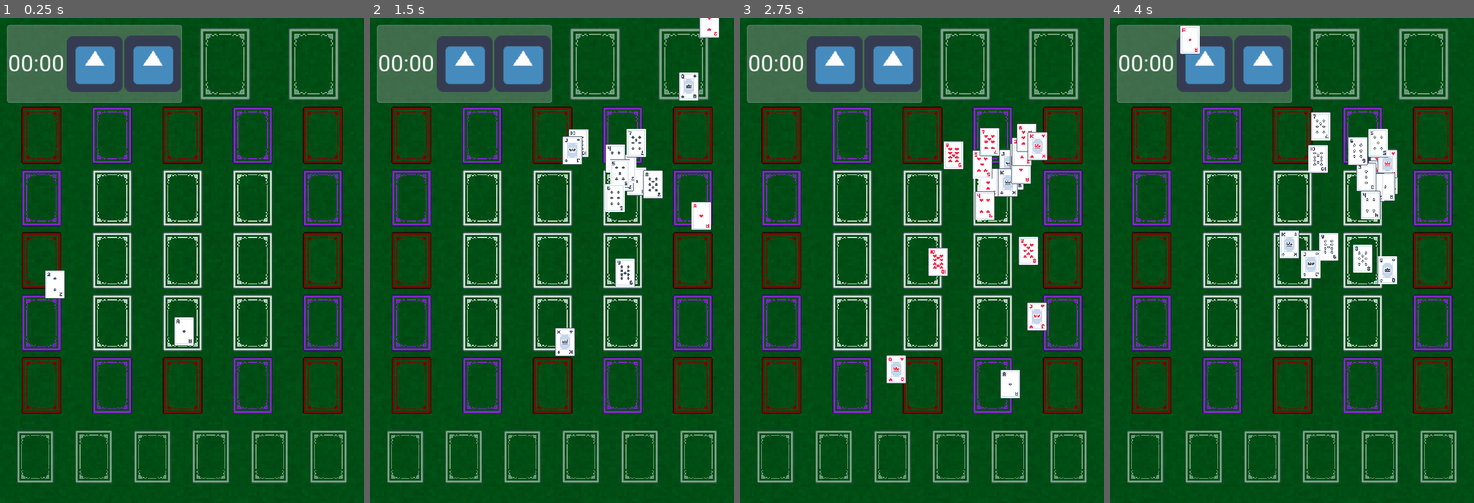
Above: before the commit, frames 1-4 (left to right).
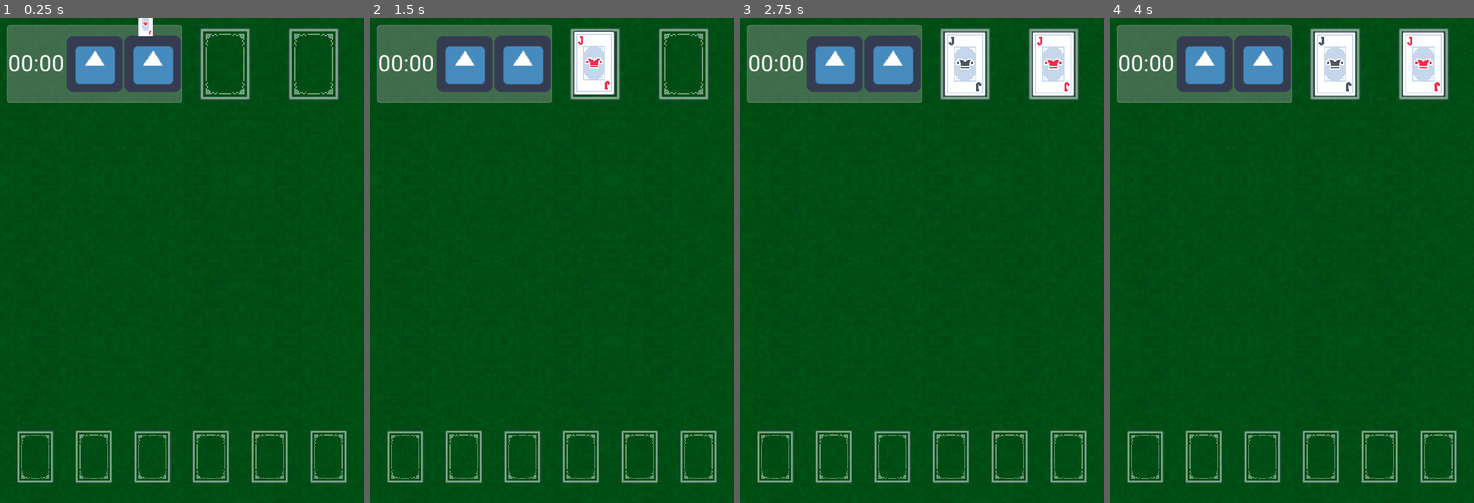
Above: after the commit, the same moments.

Repository: ExplosiveEggshells/godot-gridcannon
Game: Godot game, scene res://scenes/Game.tscn
Same seed, same stepped clock (60 frames per second), same inputs: the game is played once before the commit and once after it. The engine's default icon, where the game draws it, is replaced by a stand-in: a white triangle on a blue panel in a dark square.
Inputs (mouse positions are in pixels of both pictures, inside the frame that each line leads up to):
- Up to frame 1 (0.25 s): no input
- Up to frame 2 (1.5 s): click (464, 61) at 0.52 s; click (464, 61) at 1.27 s
- Up to frame 3 (2.75 s): click (892, 61) at 2.02 s
- Up to frame 4 (4 s): click (1262, 61) at 2.77 s; click (1335, 61) at 3.52 s

The runs differ from the first frame. In frame 1, 11% of the frame differs, in the area x 5-95%, y 0-82%; in frame 2, 14%; in frame 3, 17%; in frame 4, 17%, in the area x 5-95%, y 1-82%.

Commit message:
Created game state machine, deck-to-deck card movement

Diff:
--- a/project.godot
+++ b/project.godot
@@ -8,6 +8,22 @@
 
 config_version=4
 
+_global_script_classes=[ {
+"base": "Node",
+"class": "GameState",
+"language": "GDScript",
+"path": "res://scripts/GameState/GameState.gd"
+}, {
+"base": "Node",
+"class": "StateMachine",
+"language": "GDScript",
+"path": "res://scripts/GameState/StateMachine.gd"
+} ]
+_global_script_class_icons={
+"GameState": "",
+"StateMachine": ""
+}
+
 [application]
 
 config/name="Gridcannon"
@@ -16,7 +32,7 @@
 
 [autoload]
 
-GameManager="*res://scripts/GameManager.gd"
+GameManager="*res://scenes/GameManager.tscn"
 
 [display]
 
--- a/scenes/Card.tscn
+++ b/scenes/Card.tscn
@@ -6,3 +6,4 @@
 script = ExtResource( 2 )
 
 [node name="CardSprite" type="Sprite" parent="."]
+scale = Vector2( 0.75, 0.9 )
--- a/scenes/DeckFrame.tscn
+++ b/scenes/DeckFrame.tscn
@@ -1,7 +1,8 @@
-[gd_scene load_steps=3 format=2]
+[gd_scene load_steps=4 format=2]
 
 [ext_resource path="res://scripts/DeckFrame.gd" type="Script" id=1]
 [ext_resource path="res://assets/sprites/cards/card_back_frame.png" type="Texture" id=2]
+[ext_resource path="res://scenes/VirtualDeck.tscn" type="PackedScene" id=3]
 
 [node name="DeckFrame" type="TextureButton"]
 modulate = Color( 1, 1, 1, 0.482353 )
@@ -14,5 +15,8 @@
 expand = true
 stretch_mode = 5
 script = ExtResource( 1 )
+default_size = Vector2( 64, 64 )
 
 [node name="RepivotTimer" type="Timer" parent="."]
+
+[node name="VirtualDeck" parent="." instance=ExtResource( 3 )]
--- a/scenes/Game.tscn
+++ b/scenes/Game.tscn
@@ -84,7 +84,7 @@
 align = 1
 valign = 1
 
-[node name="TopperButton" type="TextureButton" parent="GameMargin/GameSectionVBox/TopHBox/UtilityPanel/ScoreCardsHBox"]
+[node name="TopBarButton" type="TextureButton" parent="GameMargin/GameSectionVBox/TopHBox/UtilityPanel/ScoreCardsHBox"]
 margin_left = 124.0
 margin_right = 242.0
 margin_bottom = 160.0
@@ -95,7 +95,7 @@
 expand = true
 stretch_mode = 5
 
-[node name="TopperButton2" type="TextureButton" parent="GameMargin/GameSectionVBox/TopHBox/UtilityPanel/ScoreCardsHBox"]
+[node name="TopBarButton2" type="TextureButton" parent="GameMargin/GameSectionVBox/TopHBox/UtilityPanel/ScoreCardsHBox"]
 margin_left = 246.0
 margin_right = 365.0
 margin_bottom = 160.0
@@ -116,11 +116,16 @@
 [node name="Deck" parent="GameMargin/GameSectionVBox/TopHBox/ScoreCardsHBox2" instance=ExtResource( 3 )]
 margin_right = 182.0
 margin_bottom = 164.0
+deck_name = "main_deck"
+face_up_deck = false
+auto_register = true
 
 [node name="Deck2" parent="GameMargin/GameSectionVBox/TopHBox/ScoreCardsHBox2" instance=ExtResource( 3 )]
 margin_left = 186.0
 margin_right = 369.0
 margin_bottom = 164.0
+deck_name = "next_card"
+auto_register = true
 
 [node name="DeckGridContainer" type="GridContainer" parent="GameMargin/GameSectionVBox"]
 margin_top = 168.0
@@ -152,38 +157,43 @@
 [node name="Deck" parent="GameMargin/GameSectionVBox/BottomHBox/ScoreCardsHBox" instance=ExtResource( 3 )]
 margin_right = 119.0
 margin_bottom = 165.0
+deck_name = "ace_spade"
+auto_register = true
 
 [node name="Deck2" parent="GameMargin/GameSectionVBox/BottomHBox/ScoreCardsHBox" instance=ExtResource( 3 )]
 margin_left = 123.0
 margin_right = 243.0
 margin_bottom = 165.0
+deck_name = "ace_heart"
+auto_register = true
 
 [node name="Deck3" parent="GameMargin/GameSectionVBox/BottomHBox/ScoreCardsHBox" instance=ExtResource( 3 )]
 margin_left = 247.0
 margin_right = 366.0
 margin_bottom = 165.0
+deck_name = "ace_spade"
+auto_register = true
 
 [node name="Deck4" parent="GameMargin/GameSectionVBox/BottomHBox/ScoreCardsHBox" instance=ExtResource( 3 )]
 margin_left = 370.0
 margin_right = 490.0
 margin_bottom = 165.0
+deck_name = "ace_diamond"
+auto_register = true
 
 [node name="Deck5" parent="GameMargin/GameSectionVBox/BottomHBox/ScoreCardsHBox" instance=ExtResource( 3 )]
 margin_left = 494.0
 margin_right = 614.0
 margin_bottom = 165.0
+deck_name = "joker_red"
+auto_register = true
 
 [node name="Deck6" parent="GameMargin/GameSectionVBox/BottomHBox/ScoreCardsHBox" instance=ExtResource( 3 )]
 margin_left = 618.0
 margin_right = 738.0
 margin_bottom = 165.0
+deck_name = "joker_black"
+auto_register = true
 
 [node name="VirtualDeck" parent="." instance=ExtResource( 4 )]
 position = Vector2( 582, 311 )
-
-[node name="Timer" type="Timer" parent="."]
-wait_time = 0.1
-one_shot = true
-autostart = true
-
-[connection signal="timeout" from="Timer" to="." method="_on_Timer_timeout"]
--- /dev/null
+++ b/scenes/GameManager.tscn
@@ -0,0 +1,19 @@
+[gd_scene load_steps=4 format=2]
+
+[ext_resource path="res://scripts/GameManager.gd" type="Script" id=1]
+[ext_resource path="res://scripts/GameState/InitState.gd" type="Script" id=2]
+[ext_resource path="res://scripts/GameState/SetupState.gd" type="Script" id=3]
+
+[node name="GameManager" type="Node"]
+script = ExtResource( 1 )
+initial_state = NodePath("Init")
+
+[node name="Init" type="Node" parent="."]
+script = ExtResource( 2 )
+
+[node name="Setup" type="Node" parent="."]
+script = ExtResource( 3 )
+
+[node name="FirstDrawTimer" type="Timer" parent="Setup"]
+wait_time = 2.0
+one_shot = true
--- /dev/null
+++ b/scenes/StateMachine.tscn
@@ -0,0 +1,6 @@
+[gd_scene load_steps=2 format=2]
+
+[ext_resource path="res://scripts/GameState/StateMachine.gd" type="Script" id=1]
+
+[node name="StateMachine" type="Node"]
+script = ExtResource( 1 )
--- a/scripts/Card.gd
+++ b/scripts/Card.gd
@@ -1,5 +1,4 @@
 extends Position2D
-
 
 var suit : int
 var value : int
@@ -7,20 +6,29 @@
 var back_texture : Resource
 
 var desired_position = Vector2.ZERO
+var desired_scale = Vector2.ONE
 var card_sprite : Sprite
 
-var fly_lerp_rate = 1.8
+var fly_lerp_rate = 6.5
 var fly_budge = 0.05
+
+var assigned_vdeck = null
 
 func _ready():
 	card_sprite = $CardSprite
 
 func _process(delta):
+	if (assigned_vdeck != null):
+		desired_position = assigned_vdeck.global_position
+		desired_scale = assigned_vdeck.global_scale
+
 	if (position != desired_position):
 		position = position.linear_interpolate(desired_position, fly_lerp_rate * delta)
 		position = position.move_toward(desired_position, fly_budge)
 
-func SetCard(var _suit : int, var _value : int, var royal_color = Color.lightgoldenrod):
+	scale = scale.linear_interpolate(desired_scale, fly_lerp_rate * delta)
+
+func SetCard(var _suit : int, var _value : int):
 	suit = _suit
 	value = _value
 
--- a/scripts/DeckFrame.gd
+++ b/scripts/DeckFrame.gd
@@ -1,11 +1,35 @@
 extends TextureButton
 
+export(String) var deck_name
+export(bool) var face_up_deck = true	# Should cards in this deck be face up when added?
+export(bool) var auto_register = false	# Should this deck add itself to the deck dictionary on ready?
+export(Vector2) var default_size
+
+var virtual_deck
+
 func _ready():
+	connect("button_down", self, "ScaleReport")
+	virtual_deck = $VirtualDeck
+
 	$RepivotTimer.connect("timeout", self, "UpdatePivot")
 	connect("button_down", self, "TestControl")
+
 	$RepivotTimer.start()
+	virtual_deck.associated_frame = self
+
+	if (auto_register):
+		GameManager.deck_dict[deck_name] = virtual_deck
 
 func UpdatePivot():
 	var pivot_x = rect_size.x / 2
 	var pivot_y = rect_size.y / 2
 	rect_pivot_offset = Vector2(pivot_x, pivot_y)
+	virtual_deck.position = Vector2(pivot_x, pivot_y)
+
+	# Change the scale of the virtual deck to match the UI Scaling of the deck frame.
+	# Cards in the vdeck will read its scale and adjust themselves accordingly.
+	var resized_scale = Vector2(rect_size.x / default_size.x, rect_size.y / default_size.y)
+	virtual_deck.global_scale = resized_scale
+
+func ScaleReport():
+	print(str(virtual_deck.global_scale))
--- a/scripts/DeckGridContainer.gd
+++ b/scripts/DeckGridContainer.gd
@@ -8,18 +8,24 @@
 
 
 func _ready():
-	BuildGrid()
+	GameManager.deck_container = self
 
 func BuildGrid():
 	for y in 5:
 		for x in 5:
 			var card_color = default_deck_color
+			var deck_name = "GridDeck" + str(x) + "-" + str(y)
 			if (y == 0 || y == 4):
 				card_color = royal_color_1 if x % 2 == 0 else royal_color_2
 			else:
 				if (x == 0 || x == 4):
 					card_color = royal_color_1 if y % 2 == 0 else royal_color_2
+
 			var next_deck = deck_scene.instance()
 			next_deck.modulate = card_color
 			add_child(next_deck)
+
+			next_deck.name = deck_name
+			next_deck.deck_name = deck_name
+			GameManager.deck_dict[deck_name] = next_deck.virtual_deck
 			next_deck.UpdatePivot()
--- a/scripts/Game.gd
+++ b/scripts/Game.gd
@@ -1,33 +1,27 @@
 extends Control
 
 export(PackedScene) var card_scene
-var rng = RandomNumberGenerator.new()
-
-var suit = 1
-var value = 1
+export(NodePath) var deck_grid
 
 func _ready():
-	rng = RandomNumberGenerator.new()
+	GameManager.game_root = self
 
+func CreateCards():
+	var suit = 1
+	var value = 1
+	for i in 54:
+		var next_spawn_pos = Vector2.ZERO
+		var card_ID = str(suit) + "_" + str(value)
 
+		var next_card = card_scene.instance()
+		next_card.SetCard(suit, value)
+		add_child(next_card)
 
-func _on_Timer_timeout():
-	var next_spawn_pos = Vector2.ZERO
-	next_spawn_pos.x = rng.randi_range(0, rect_size.x)
-	next_spawn_pos.y = rng.randi_range(0, rect_size.y)
+		next_card.name = card_ID
+		next_card.position = next_spawn_pos
+		GameManager.card_dict[card_ID] = next_card
 
-	var next_card = card_scene.instance()
-	next_card.SetCard(suit, value)
-	add_child(next_card)
-
-	next_card.position = next_spawn_pos
-
-	$VirtualDeck.PushCard(next_card)
-
-	value += 1
-	if (value > 13):
-		value = 1
-		suit += 1
-
-	if (suit < 5):
-		$Timer.start()
+		value += 1
+		if (value > 13):
+			value = 1
+			suit += 1
--- a/scripts/GameManager.gd
+++ b/scripts/GameManager.gd
@@ -1,6 +1,29 @@
-extends Control
+extends StateMachine
 
 var card_back = preload("res://assets/sprites/cards/card_back.png")
 
-func _ready():
-	pass
+var deck_dict = {}
+var card_dict = {}
+
+var deck_container = null
+var game_root = null
+
+# Registers the card to a new deck, changing it's desired position and potentially
+# deregistering it from the previous deck if applicable.
+func MoveCardToDeck(var card_ID, var target_deck_ID):
+	var card = card_dict[card_ID]
+	var deck = deck_dict[target_deck_ID]
+
+	if (card.assigned_vdeck != null):
+		card.assigned_vdeck.RemoveCard(card)
+
+	deck.PushCard(card)
+
+func draw_card_from_deck_to_deck(var source_deck_ID, var target_deck_ID):
+	var src_deck = deck_dict[source_deck_ID]
+
+	assert(src_deck.card_stack.size() != 0)
+
+	var popped_card = src_deck.PopCard(false)
+
+	MoveCardToDeck(popped_card, target_deck_ID)
--- /dev/null
+++ b/scripts/GameState/GameState.gd
@@ -0,0 +1,22 @@
+# StateMachine framework as written by Nathan Lovato of GDQuest.com
+# CC-By 4.0 www.gdquest.com/tutorial/godot/design-patterns/finite-state-machine/
+
+class_name GameState
+extends Node
+
+var sm = null	# Parent State Machine
+
+func handle_input(_event: InputEvent) -> void:
+	pass
+
+func update(_delta: float) -> void:
+	pass
+
+func physics_update(_delta: float) -> void:
+	pass
+
+func enter(_parms := {}) -> void:
+	pass
+
+func exit() -> void:
+	pass
--- /dev/null
+++ b/scripts/GameState/InitState.gd
@@ -0,0 +1,13 @@
+extends GameState
+
+func update(_delta: float) -> void:
+	if (check_essential_references()):
+		sm.transition_to("Setup")
+
+func check_essential_references() -> bool:
+	if (sm.deck_container == null):
+		return false
+	if (sm.game_root == null):
+		return false
+
+	return true
--- /dev/null
+++ b/scripts/GameState/SetupState.gd
@@ -0,0 +1,14 @@
+extends GameState
+
+func _ready():
+	$FirstDrawTimer.connect("timeout", self, "draw_first_card")
+
+func enter(_parms := {}) -> void:
+	sm.game_root.CreateCards()
+	for card_key in sm.card_dict:
+		sm.MoveCardToDeck(card_key, "main_deck")
+
+	$FirstDrawTimer.start()
+
+func draw_first_card() -> void:
+	sm.draw_card_from_deck_to_deck("main_deck", "next_card")
--- /dev/null
+++ b/scripts/GameState/StateMachine.gd
@@ -0,0 +1,49 @@
+# StateMachine framework as written by Nathan Lovato of GDQuest.com
+# CC-By 4.0 www.gdquest.com/tutorial/godot/design-patterns/finite-state-machine/
+
+# Generic state machine. Initializes states and delegates engine callbacks
+# (_physics_process, _unhandled_input) to the active state.
+class_name StateMachine
+extends Node
+
+# Emitted when transitioning to a new state.
+signal transitioned(state_name)
+
+# Path to the initial active state. We export it to be able to pick the initial state in the inspector.
+export var initial_state := NodePath()
+
+# The current active state. At the start of the game, we get the `initial_state`.
+onready var state: GameState = get_node(initial_state)
+
+
+func _ready() -> void:
+	# The state machine assigns itself to the State objects' state_machine property.
+	for child in get_children():
+		child.sm = self
+	state.enter()
+
+
+# The state machine subscribes to node callbacks and delegates them to the state objects.
+func _unhandled_input(event: InputEvent) -> void:
+	state.handle_input(event)
+
+
+func _process(delta: float) -> void:
+	state.update(delta)
+
+
+func _physics_process(delta: float) -> void:
+	state.physics_update(delta)
+
+
+# This function calls the current state's exit() function, then changes the active state,
+# and calls its enter function.
+# It optionally takes a `msg` dictionary to pass to the next state's enter() function.
+func transition_to(target_state_name: String, msg: Dictionary = {}) -> void:
+	if not has_node(target_state_name):
+		return
+
+	state.exit()
+	state = get_node(target_state_name)
+	state.enter(msg)
+	emit_signal("transitioned", state.name)
--- a/scripts/VirtualDeck.gd
+++ b/scripts/VirtualDeck.gd
@@ -4,15 +4,35 @@
 
 var associated_frame : TextureRect
 var card_stack = []
-func _ready():
-	pass # Replace with function body.
 
 func PushCard(var card : Position2D):
-	card.desired_position = position
+	card.assigned_vdeck = self
 	card_stack.push_back(card)
 
-	# Assign z-indices so the bottom most card (index 0) has the lowest index. Last element
-	# should have a z-index of -1.
+	UpdateZIndices()
+
+# Removes the top card from the deck and return its card ID.
+# If get_obj is true, the card node is returned instead.
+func PopCard(get_node : bool = false):
+	assert(card_stack.size() != 0)
+
+	var popped_card = card_stack.pop_back()
+	popped_card.assigned_vdeck = null
+	UpdateZIndices()
+
+	if (get_node):
+		return popped_card
+	else:
+		return popped_card.name
+
+# Removes a specific card from the vdeck.
+func RemoveCard(var card):
+	card_stack.remove(card_stack.find(card))
+	UpdateZIndices()
+
+# Assign z-indices so the bottom most card (index 0) has the lowest index. Last element
+# should have a z-index of -1.
+func UpdateZIndices():
 	var current_size = card_stack.size()
 	for i in current_size:
 		card_stack[i].z_index = base_z_index + i
